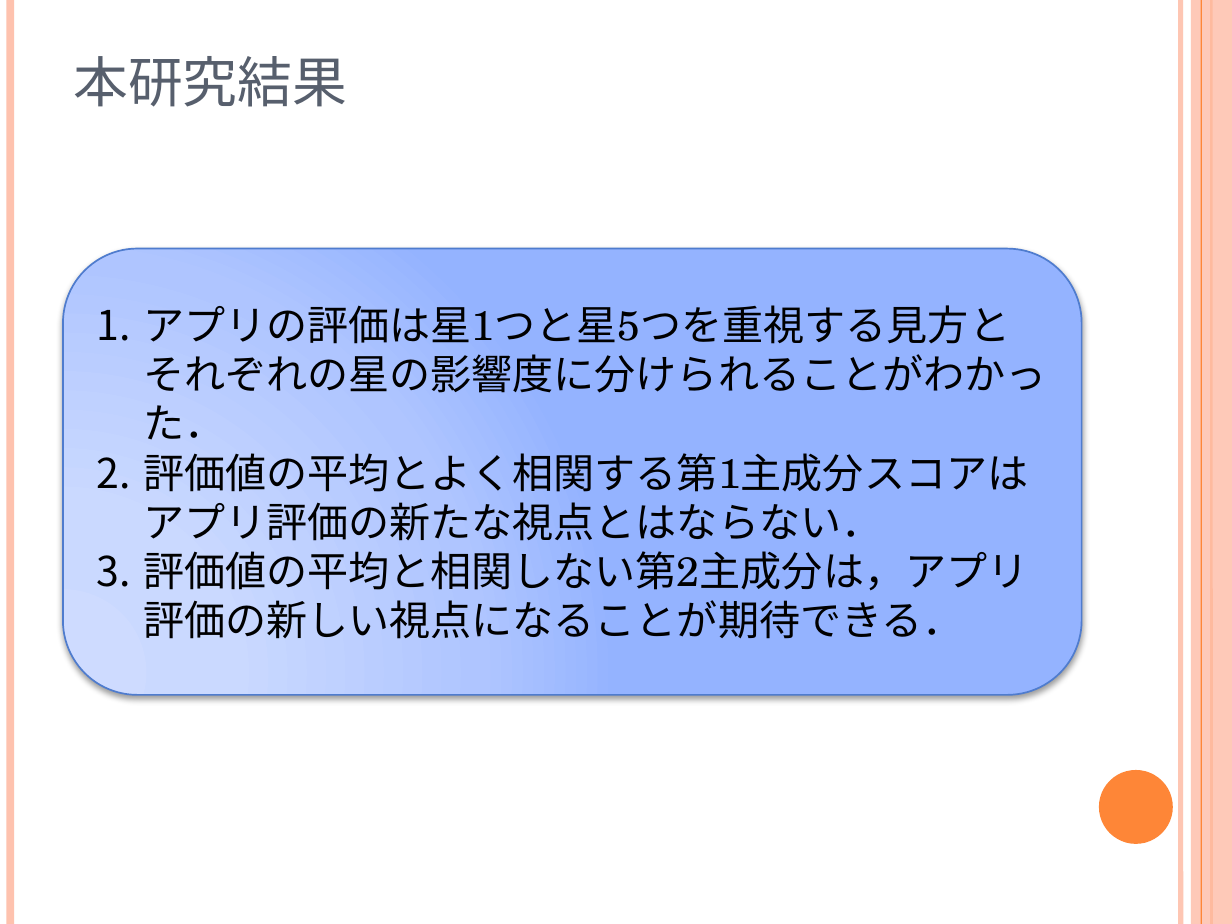
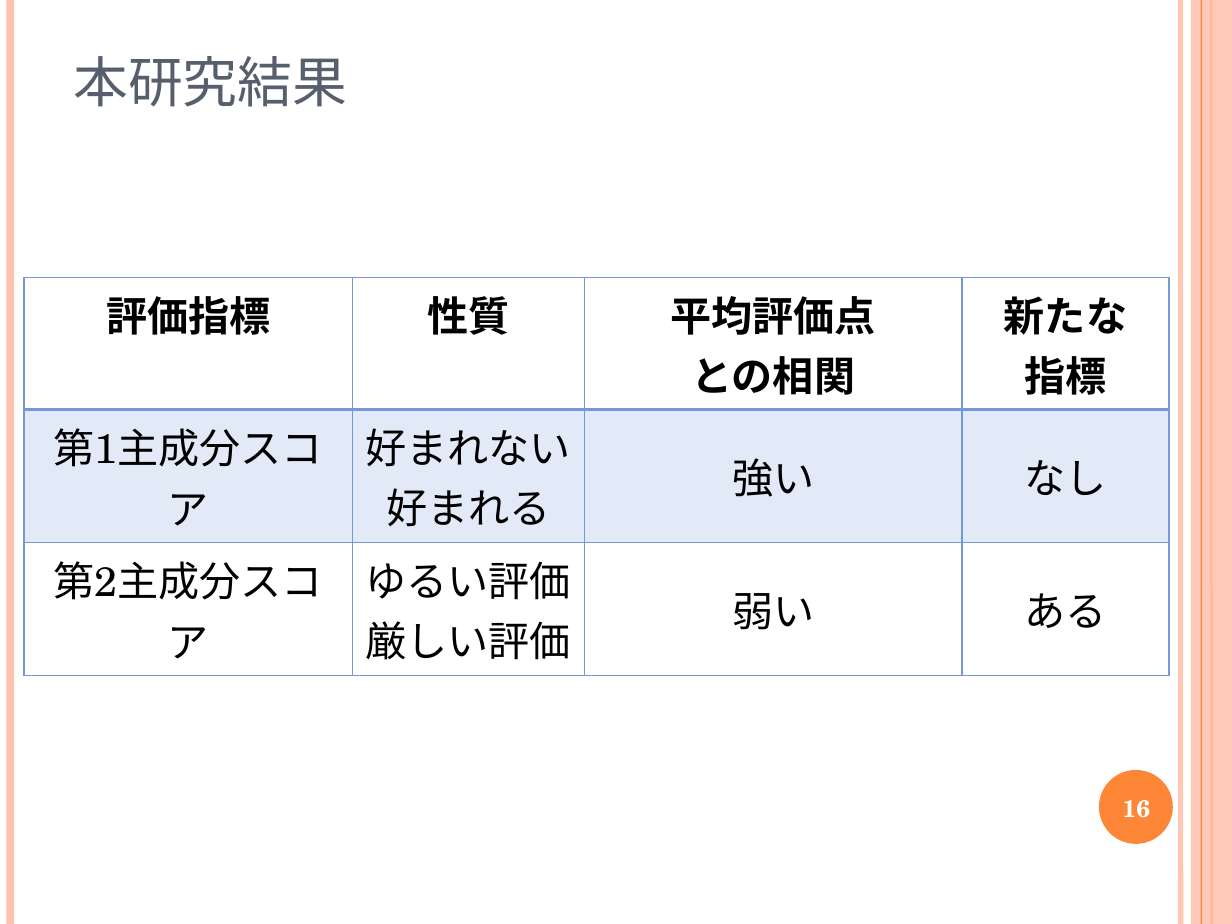
Before and after one commit to keimatsui/kadai, a slide deck: slide 17 of 卒業論文/2012/増田知之/卒論発表最新版.pptx. Drawn at 1232x924 pixels with LibreOffice and Linux fonts; fonts in the diff are those of the drawing. Boxes give left, top, right and bottom in pixels: in the first picture for what was removed or moved away, otherwise in the second. Text is boxed around its words. In the diff, an @@ line names an element or a change of style, - is before the commit and + after.

```diff
--- a/卒業論文/2012/増田知之/卒論発表最新版.pptx
+++ b/卒業論文/2012/増田知之/卒論発表最新版.pptx
@@ rounded rectangle removed at box(63, 249, 1082, 695) @@
-1. アプリの評価は星1つと星5つを重視する見方とそれぞれの星の影響度に分けられることがわかった．
-2. 評価値の平均とよく相関する第1主成分スコアはアプリ評価の新たな視点とはならない．
-3. 評価値の平均と相関しない第2主成分は，アプリ評価の新しい視点になることが期待できる．
@@ table added at box(25, 277, 1169, 664), 3 rows, 4 columns @@
+評価指標 | 性質 | 平均評価点 / との相関 | 新たな / 指標
+第1主成分スコア | 好まれない / 好まれる | 強い | なし
+第2主成分スコア | ゆるい評価 / 厳しい評価 | 弱い | ある
@@ text added at box(1123, 800, 1151, 818), 14 pt, text #FFFFFF, bold @@
+16
```
Also in this commit, not shown: 16 other slides changed.
